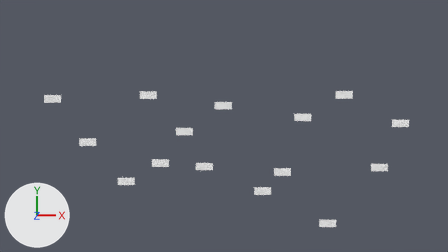
Renders of the Blender file game.blend from each side of a commit.
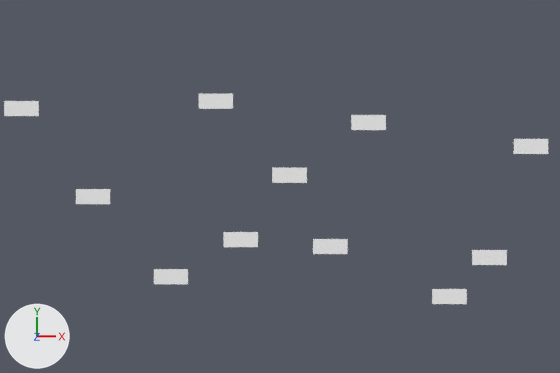
There are two pictures of each version: one from the file's camera 'Camera', one close up on the part from 9% to 71% of the width and 18% to 91% of the height. Arrows for +X, +Y and +Z are at lower left; the lights stay in place.

The scene before the commit, as lines of its bpy script (objects in view):
```python
ob_plane_002 = bpy.data.objects.new('Plane.002', me_plane_003)
ob_plane_002.parent = ob_cube
ob_plane_002.location = (-0.769, -0.548, 1.586)
ob_plane_002.scale = (-0.0746, 0.0329, 0.0329)
ob_plane_004 = bpy.data.objects.new('Plane.004', me_plane_005)
ob_plane_004.parent = ob_cube
ob_plane_004.location = (-0.467, -0.387, 1.58)
ob_plane_004.scale = (-0.0746, 0.0329, 0.0329)
ob_plane_005 = bpy.data.objects.new('Plane.005', me_plane_000)
ob_plane_005.parent = ob_cube
ob_plane_005.location = (-0.256, -0.108, 1.58)
ob_plane_005.scale = (-0.0746, 0.0329, 0.0329)
ob_plane_006 = bpy.data.objects.new('Plane.006', me_plane_007)
ob_plane_006.parent = ob_cube
ob_plane_006.location = (-1.699, -0.898, 1.582)
ob_plane_006.scale = (-0.0746, 0.0329, 0.0329)
ob_plane_007 = bpy.data.objects.new('Plane.007', me_plane_008)
ob_plane_007.parent = ob_cube
ob_plane_007.location = (0.085, 0.12, 1.567)
ob_plane_007.scale = (-0.0746, 0.0329, 0.0329)
# also in view: 'Plane.001' at (-1.11, -0.2, 1.58); 'Plane.008' at (0.43, -0.63, 1.57); 'Plane.010' at (0.79, 0.02, 1.56); 'Plane.003' at (-0.58, 0.21, 1.57)
```
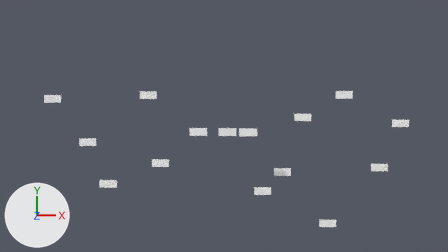
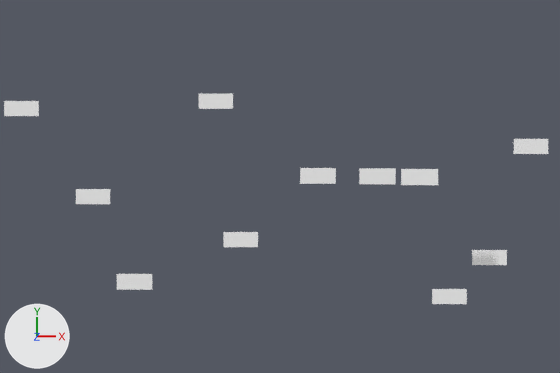
Changed parts and their boxes (x1, y1, x2, y2) in the close-ups (560 x 373 px):
'Plane.006', moved: before (313, 239, 348, 254); after (359, 168, 396, 184)
'Plane.007', moved: before (351, 115, 386, 130); after (401, 169, 438, 185)
'Plane.002', moved: before (154, 269, 188, 284); after (117, 274, 152, 290)
'Plane.005', moved: before (272, 168, 307, 183); after (300, 168, 336, 184)

The change, as a list of edits to the scene's bpy script:
```text
Change me_plane_007:
    where me_plane_007.from_pydata(...)  # 4 vertices, 1 face; spans x -22.7..-20.7, y 13.67..15.67, z 0.0
    used by ob_plane_006; parent = ob_cube; location = (-1.699, -0.898, 1.582); scale = (-0.0746, 0.0329, 0.0329)
    me_plane_007 part 1: the whole mesh is moved by (21.7, -14.67, 0.0)
Change ob_plane_002:
    ob_plane_002.location: (-0.769, -0.548, 1.586) -> (-0.886, -0.548, 1.749)
Change ob_plane_006:
    ob_plane_006.location: (-1.699, -0.898, 1.582) -> (0.125, -0.108, 1.775)
Change ob_plane_007:
    ob_plane_007.location: (0.085, 0.12, 1.567) -> (0.295, -0.108, 1.864)
Change ob_plane_005:
    ob_plane_005.location: (-0.256, -0.108, 1.58) -> (-0.127, -0.108, 1.686)
```
